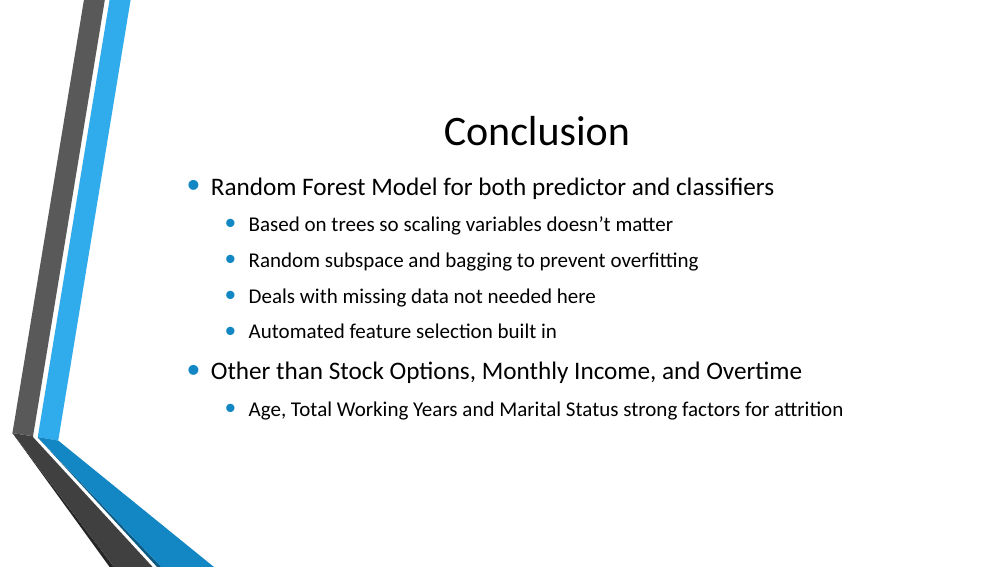
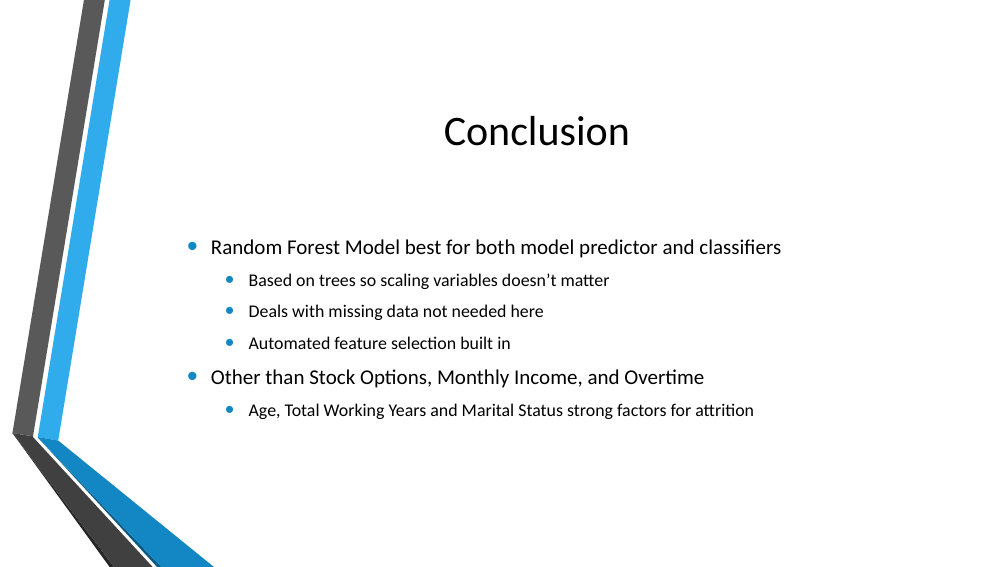
Before and after one commit to jherbaugh/CaseStudy2DDS, a slide deck: slide 15 of DDS Analytics Presentation.pptx. Drawn at 1008x567 pixels with LibreOffice and Linux fonts; fonts in the diff are those of the drawing. Boxes give left, top, right and bottom in pixels: in the first picture for what was removed or moved away, otherwise in the second. Text is boxed around its words. In the diff, an @@ line names an element or a change of style, - is before the commit and + after.

```diff
--- a/DDS Analytics Presentation.pptx
+++ b/DDS Analytics Presentation.pptx
@@ text "Random Forest Model best for ...": place and size @@
-text "Random Forest Model best for ..." at (211,177,843,420)
+text "Random Forest Model best for ..." at (211,239,781,419)
@@ text at (211,239,781,258): text changed; size 24 to 20 pt @@
-• Random Forest Model for both predictor and classifiers
+• Random Forest Model best for both model predictor and classifiers
@@ text at (249,252,699,271): paragraph removed @@
-  • Random subspace and bagging to prevent overfitting
@@ text at (211,273,754,419): size 20 to 17 pt in "Based on trees so scaling variables doesn’t ...", "Deals with missing data not needed here", "Automated feature selection built in", "Age, Total Working Years and Marital Status ..."; size 24 to 20 pt in "Other than Stock Options, Monthly Income, and ..." @@
```
Also in this commit, not shown: 11 other slides changed, 3 slides added, 3 slides removed, 2 other files.
